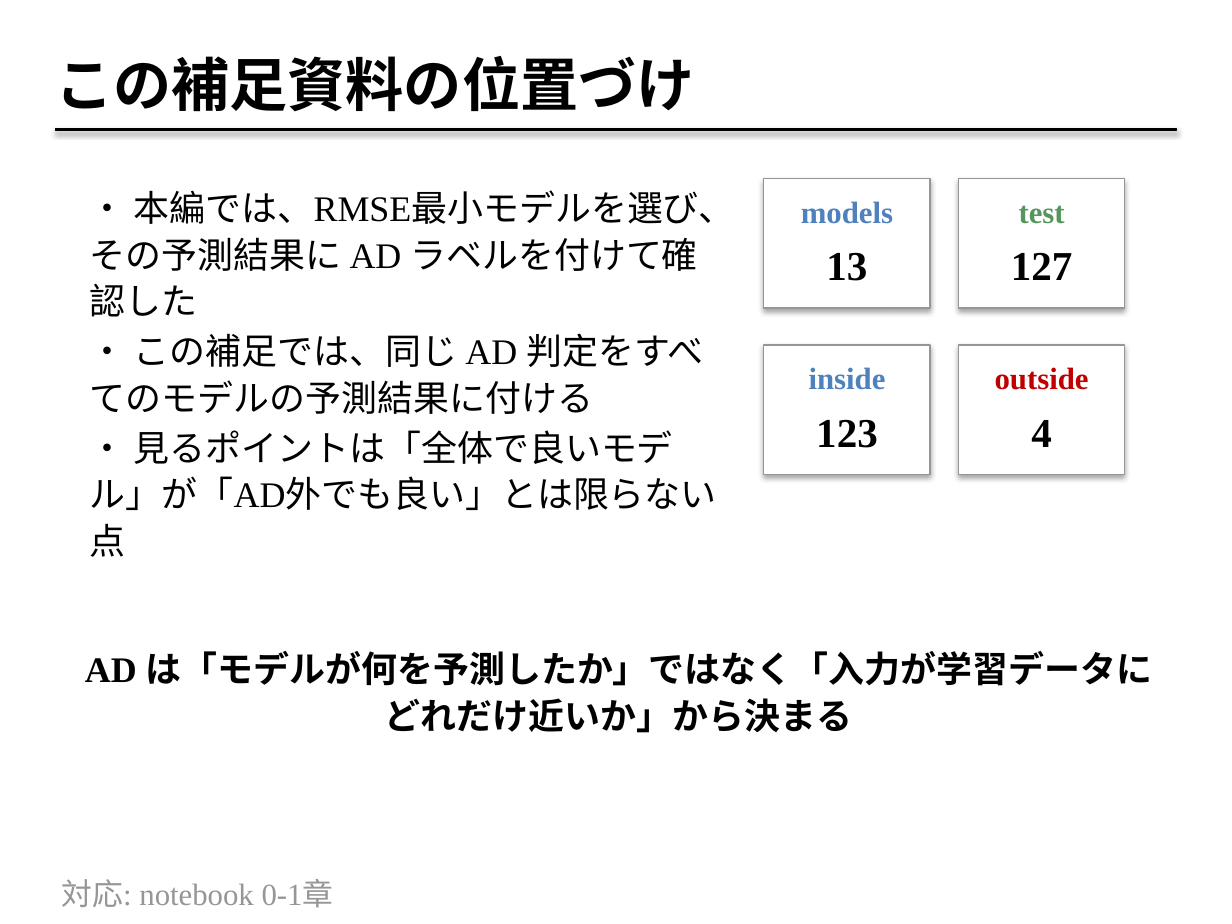
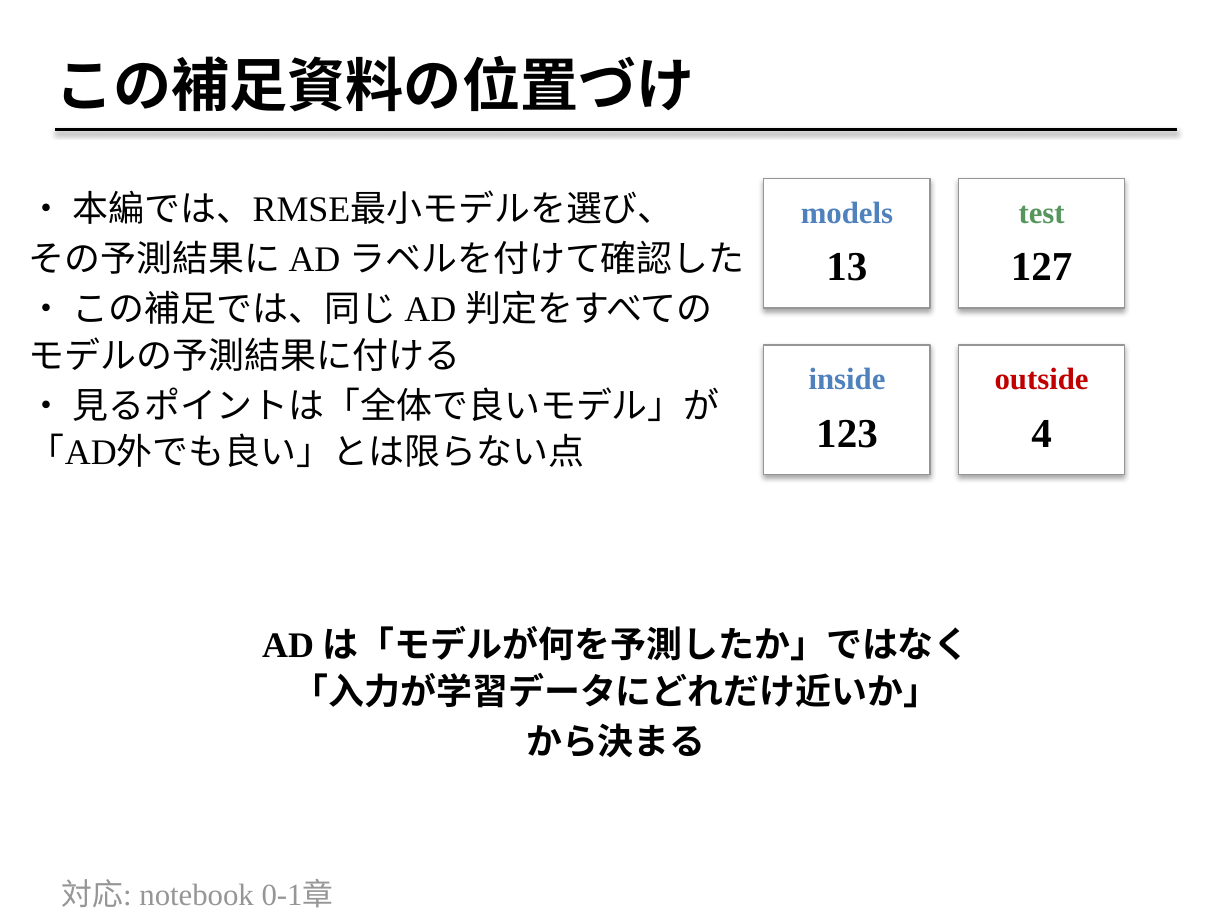
Before and after one commit to fukumoto-riku/python_seminar, a slide deck: slide 2 of lesson_7/applicability-domain_model-comparison_supplement_2026_07_07.pptx. Drawn at 1232x924 pixels with LibreOffice and Linux fonts; fonts in the diff are those of the drawing. Boxes give left, top, right and bottom in pixels: in the first picture for what was removed or moved away, otherwise in the second. Text is boxed around its words. In the diff, an @@ line names an element or a change of style, - is before the commit and + after.

```diff
--- a/lesson_7/applicability-domain_model-comparison_supplement_2026_07_07.pptx
+++ b/lesson_7/applicability-domain_model-comparison_supplement_2026_07_07.pptx
@@ text "・ 本編では、RMSE最小モデルを選び、" moved from (x1=90, y1=190, x2=735, y2=557) to (x1=29, y1=190, x2=744, y2=467) @@
@@ text at (x1=29, y1=190, x2=744, y2=274): text changed @@
-・ 本編では、RMSE最小モデルを選び、その予測結果に AD ラベルを付けて確認した
+・ 本編では、RMSE最小モデルを選び、
+その予測結果に AD ラベルを付けて確認した
@@ text at (x1=262, y1=626, x2=970, y2=757): text changed @@
-AD は「モデルが何を予測したか」ではなく「入力が学習データにどれだけ近いか」から決まる
+AD は「モデルが何を予測したか」ではなく「入力が学習データにどれだけ近いか」
+から決まる
```
Also in this commit, not shown: 10 other slides changed, 3 other files.
